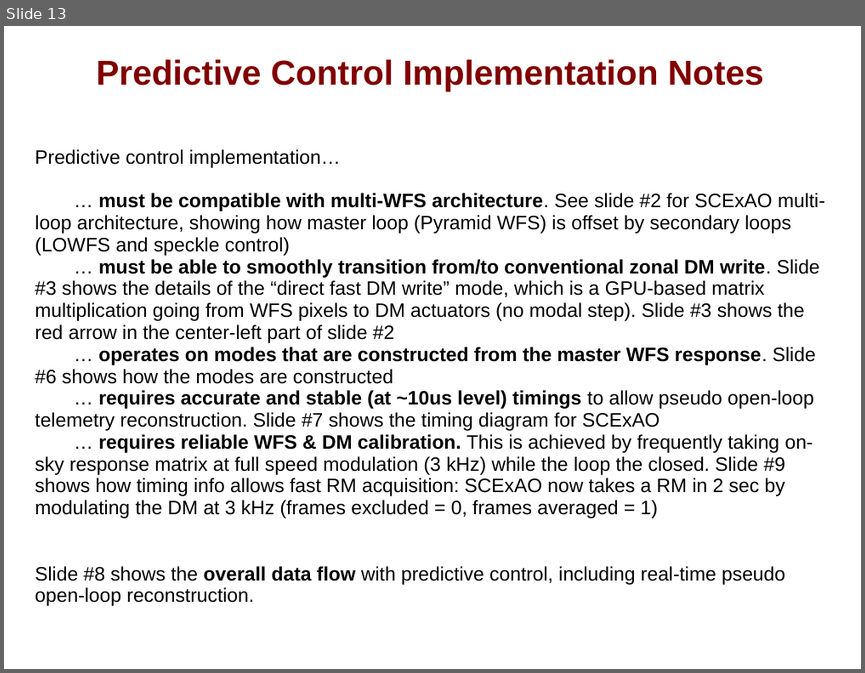
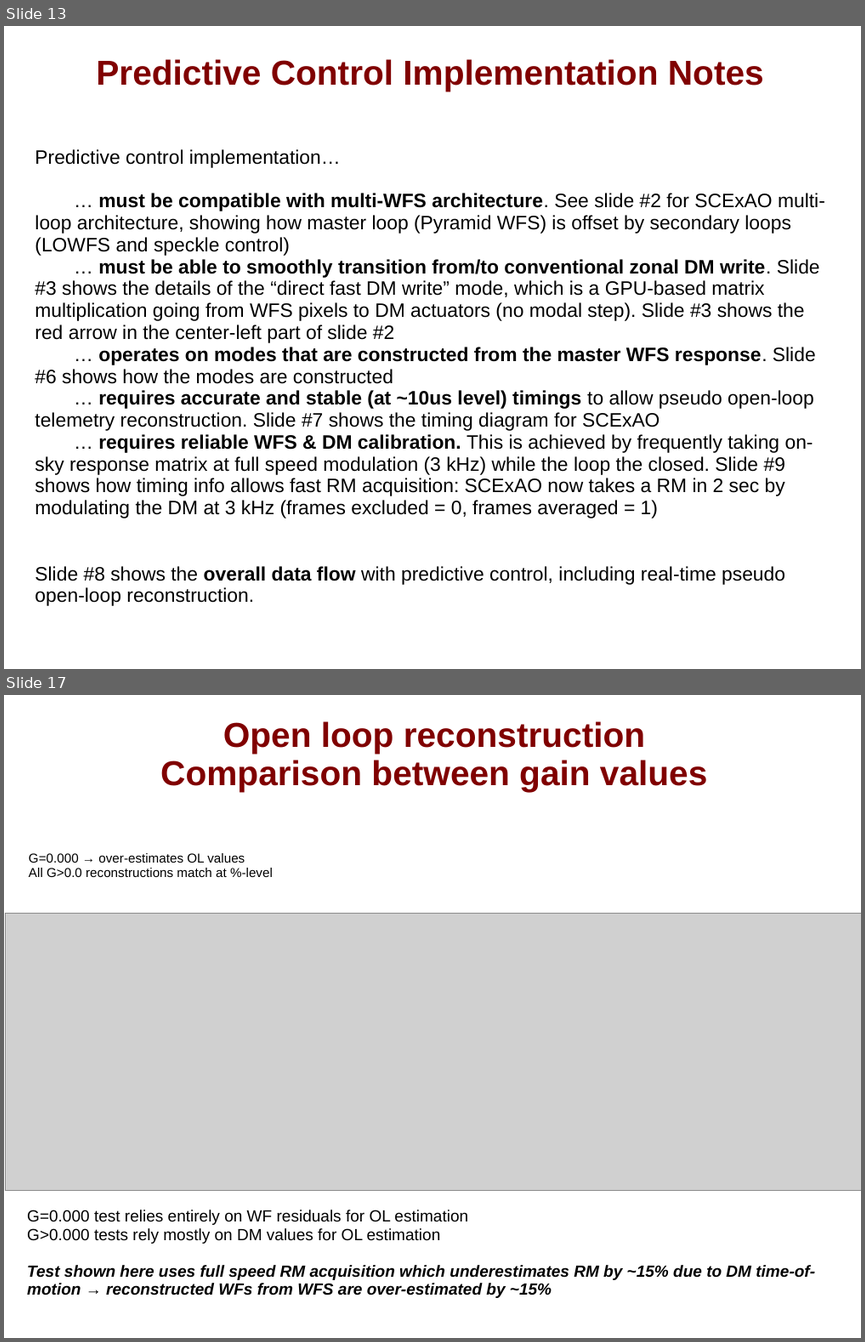
Before and after one commit to oguyon/Cfits, a slide deck: src/AOloopControl/doc/AOloopControl_figs.ppt. Shown one above the other, each under a label of ours: slide 13 before the commit, slides 13 and 17 after it; the slides between them are not shown. The pictures are 865x673 and 865x1342 pixels, drawn with LibreOffice and Linux fonts; fonts in the diff are those of the drawing; grey boxes stand for pictures. Boxes give left, top, right and bottom in pixels: in the first picture for what was removed or moved away, otherwise in the second. Text is boxed around its words. In the diff, an @@ line names an element or a change of style, - is before the commit and + after.

```diff
--- a/src/AOloopControl/doc/AOloopControl_figs.ppt
+++ b/src/AOloopControl/doc/AOloopControl_figs.ppt
@@ slide 17 added at bbox=[4, 695, 861, 1338], background #FFFFFF @@
@@ title added at bbox=[160, 721, 707, 792], 32 pt, text #800000, bold @@
+Open loop reconstruction
+Comparison between gain values
@@ text added at bbox=[29, 853, 273, 877], 12 pt, text #000000 @@
+G=0.000 → over-estimates OL values
+All G>0.0 reconstructions match at %-level
@@ picture added at bbox=[6, 913, 861, 1191] @@
@@ text added at bbox=[27, 1209, 815, 1298], 15 pt, text #000000, bold, italic @@
+G=0.000 test relies entirely on WF residuals for OL estimation
+G>0.000 tests rely mostly on DM values for OL estimation
+Test shown here uses full speed RM acquisition which underestimates RM by ~15% due to DM time-of-motion → reconstructed WFs from WFS are over-estimated by ~15%
```
Also in this commit, not shown: 1 slide changed, 5 other slides added, 1 slide removed, 4 other files.
